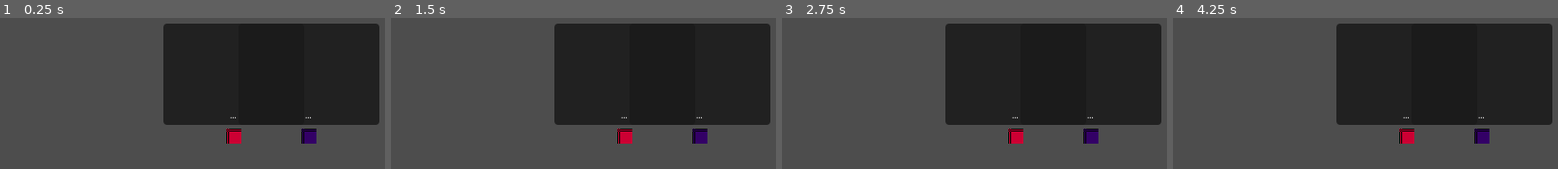
Above: before the commit, frames 1-4 (left to right).
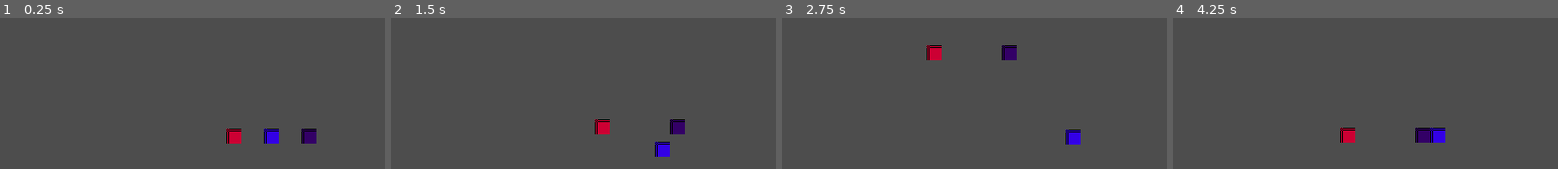
Above: after the commit, the same moments.

Repository: GustavoKimura/synapse-protocol
Game: Godot game, scene res://Scenes/world.tscn
The game is run twice, just before and just after one commit, with the same random seed, the same clock (stepped at 60 frames per second) and the same inputs.
Inputs:
- Up to frame 1 (0.25 s): no input
- Up to frame 2 (1.5 s): tap Enter at 0.5 s; hold Right (ui_right) 0.53-1.28 s; hold Down (ui_down) from 1.28 s (still down)
- Up to frame 3 (2.75 s): release Down (ui_down) at 2.03 s; hold Right (ui_right) from 2.03 s (still down)
- Up to frame 4 (4.25 s): release Right (ui_right) at 2.78 s; hold Up (ui_up) 2.78-3.53 s; hold Left (ui_left) from 3.53 s (still down)

The runs differ from the first frame. In frame 1, 38% of the frame differs, in the area x 42-99%, y 3-84%; in frame 2, 39%; in frame 3, 39%; in frame 4, 40%.

Commit message:
feat: fix npc rng seed, introduce player character with input controls, and hide thought bubbles

Diff:
--- /dev/null
+++ b/client/Scenes/player.tscn
@@ -0,0 +1,22 @@
+[gd_scene load_steps=4 format=3]
+
+[ext_resource type="Script" path="res://Scripts/player.gd" id="1_script"]
+
+[sub_resource type="PlaceholderTexture2D" id="PlaceholderTexture2D_sprite"]
+size = Vector2(16, 16)
+
+[sub_resource type="RectangleShape2D" id="RectangleShape2D_collider"]
+size = Vector2(16, 16)
+
+[node name="Player" type="CharacterBody2D"]
+script = ExtResource("1_script")
+
+[node name="Sprite2D" type="Sprite2D" parent="."]
+modulate = Color(0.2, 0.4, 0.9, 1)
+texture = SubResource("PlaceholderTexture2D_sprite")
+
+[node name="CollisionShape2D" type="CollisionShape2D" parent="."]
+shape = SubResource("RectangleShape2D_collider")
+
+[node name="Camera2D" type="Camera2D" parent="."]
+position_smoothing_enabled = true
--- a/client/Scenes/world.tscn
+++ b/client/Scenes/world.tscn
@@ -1,6 +1,7 @@
-[gd_scene load_steps=5 format=3]
+[gd_scene load_steps=6 format=3]
 
 [ext_resource type="PackedScene" path="res://Scenes/npc_base.tscn" id="1_npc"]
+[ext_resource type="PackedScene" path="res://Scenes/player.tscn" id="2_player"]
 
 [sub_resource type="TileSet" id="TileSet_grid16"]
 tile_size = Vector2i(16, 16)
@@ -35,7 +36,7 @@
 position = Vector2(640, 180)
 shape = SubResource("RectangleShape2D_vert")
 
-[node name="MainCamera" type="Camera2D" parent="."]
+[node name="Player" parent="." instance=ExtResource("2_player")]
 position = Vector2(320, 180)
 
 [node name="Subject_01" parent="." instance=ExtResource("1_npc")]
--- a/client/Scripts/npc_base.gd
+++ b/client/Scripts/npc_base.gd
@@ -17,7 +17,9 @@
 var is_thinking: bool = false
 
 func _ready() -> void:
+	randomize()
 	$Sprite2D.modulate = body_color
+	thought_label.visible = false
 	cognitive_api.request_completed.connect(_on_cognitive_api_request_completed)
 	stimulate_cognition("Simulation started. What will you do?")
 
--- /dev/null
+++ b/client/Scripts/player.gd
@@ -0,0 +1,8 @@
+extends CharacterBody2D
+
+@export var speed: float = 120.0
+
+func _physics_process(_delta: float) -> void:
+	var input_dir := Input.get_vector("ui_left", "ui_right", "ui_up", "ui_down")
+	velocity = input_dir * speed
+	move_and_slide()
Not shown, added: client/Scripts/player.gd.uid
